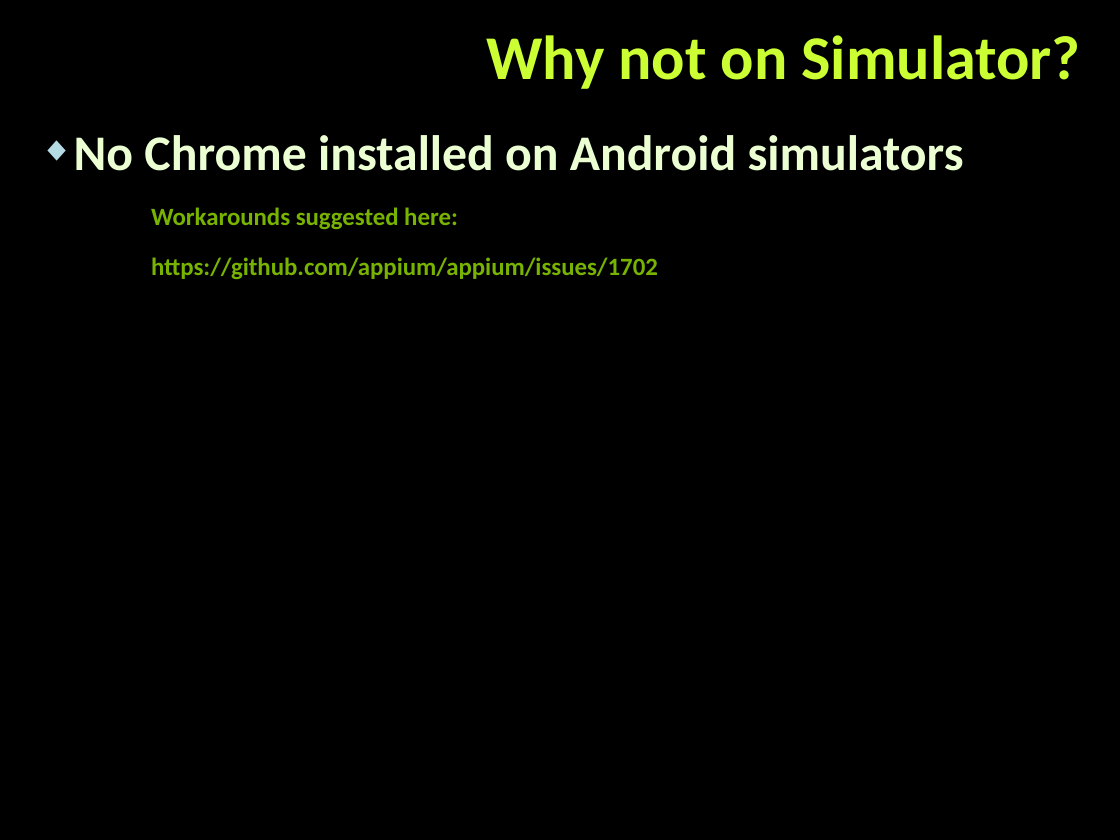
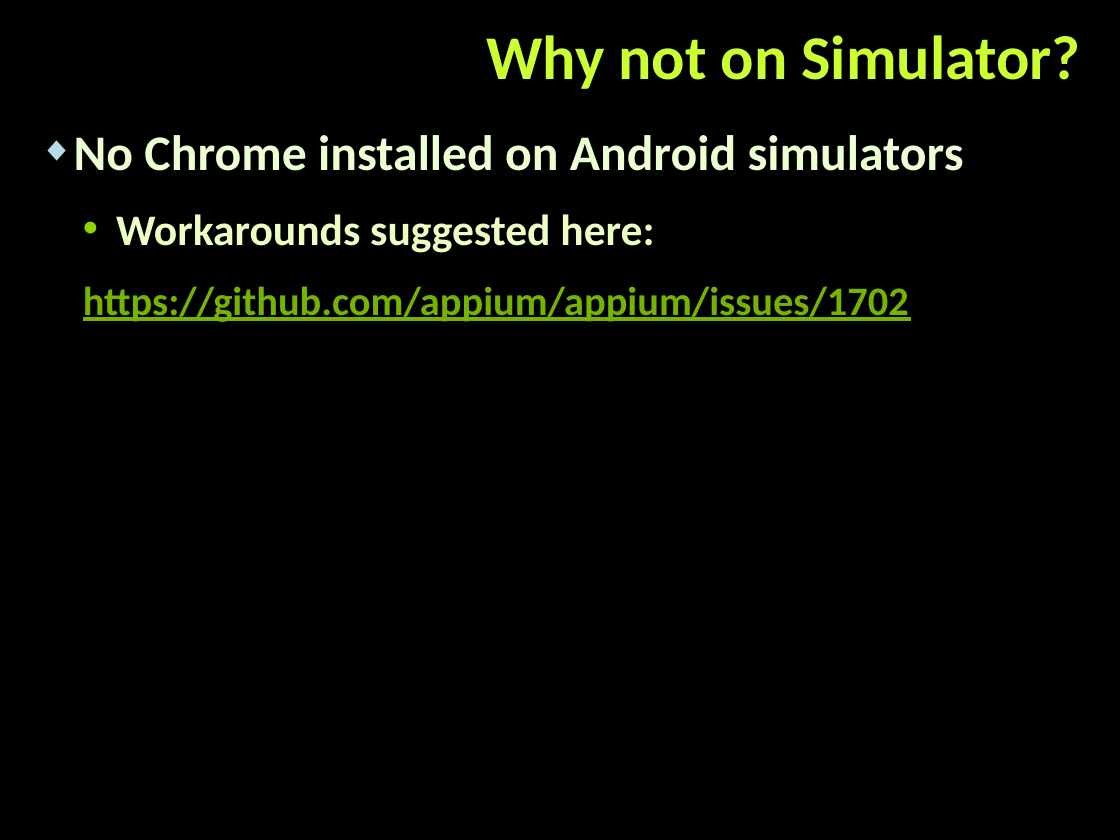
Before and after one commit to naskog/telerik-academy, a slide deck: slide 8 of 2016/appium_web_presentation/appium_workshop.pptx (slide 7 before the commit). Drawn at 1120x840 pixels with LibreOffice and Linux fonts; fonts in the diff are those of the drawing; background and template pictures are left out. Boxes give left, top, right and bottom in pixels: in the first picture for what was removed or moved away, otherwise in the second. Text is boxed around its words. In the diff, an @@ line names an element or a change of style, - is before the commit and + after.

```diff
--- a/2016/appium_web_presentation/appium_workshop.pptx
+++ b/2016/appium_web_presentation/appium_workshop.pptx
@@ text at box(83, 214, 909, 322): size 16 to 28 pt, text colour #77B200 to #EBFFC2 in "Workarounds suggested here:"; size 16 to 26 pt, text colour #77B200 to #76B200, underline on in "https://github.com/appium/appium/issues/1702"; bullet none to •; list level 1 to 2 in "Workarounds suggested here:"; list level 1 to 2 in "https://github.com/appium/appium/issues/1702" @@
```
Also in this commit, not shown: 4 other slides changed, 4 slides added, 1 slide removed.
